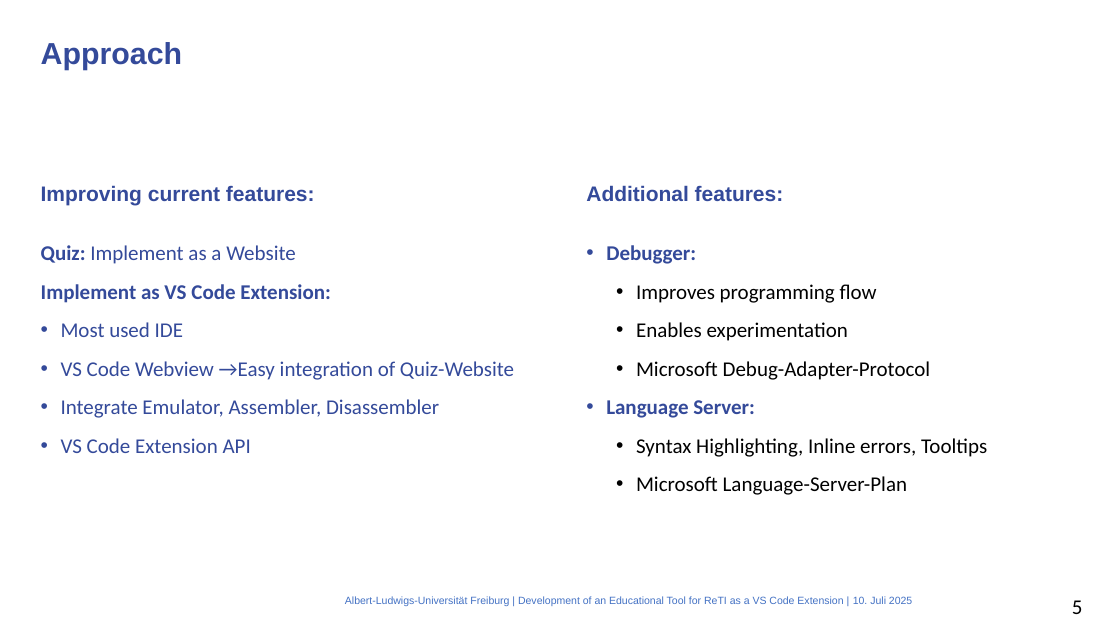
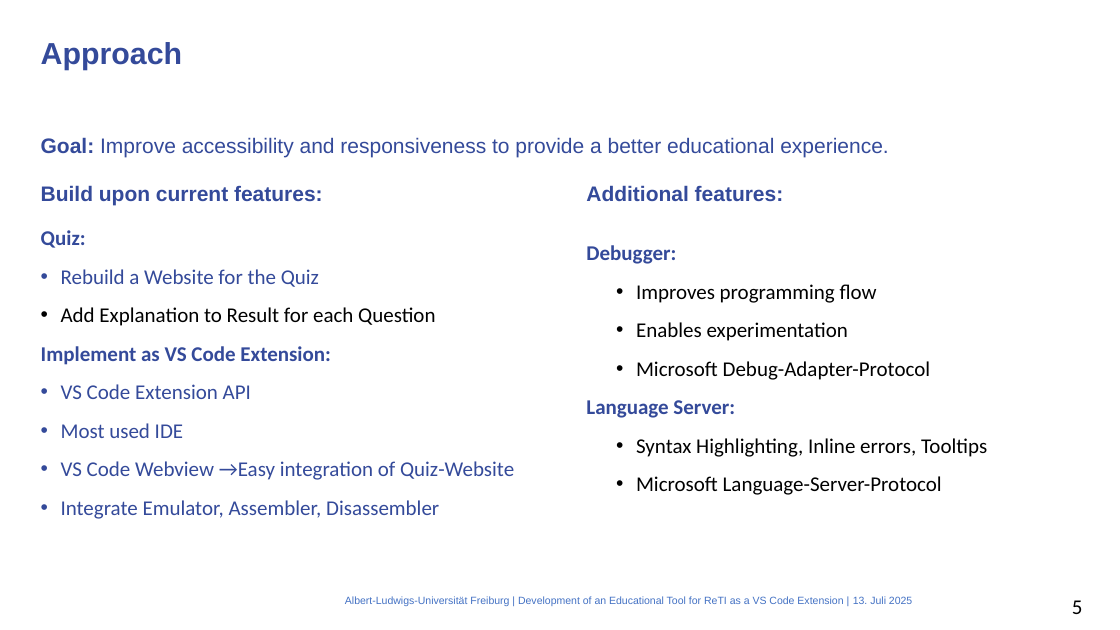
Before and after one commit to mlt279/vscode-reti, a slide deck: slide 5 of presentation/presentation.pptx. Drawn at 1120x630 pixels with LibreOffice and Linux fonts; fonts in the diff are those of the drawing; background and template pictures are left out. Boxes give left, top, right and bottom in pixels: in the first picture for what was removed or moved away, otherwise in the second. Text is boxed around its words. In the diff, an @@ line names an element or a change of style, - is before the commit and + after.

```diff
--- a/presentation/presentation.pptx
+++ b/presentation/presentation.pptx
@@ text added at [41, 137, 888, 158], 18 pt, text #344A9A, bold @@
+Goal: Improve accessibility and responsiveness to provide a better educational experience.
@@ text at [41, 185, 323, 205]: text changed @@
-Improving current features:
+Build upon current features:
@@ text at [41, 230, 435, 326]: text changed; text colour #344A9A to #000000 @@
-Quiz: Implement as a Website
+Quiz:
+Rebuild a Website for the Quiz
+Add Explanation to Result for each Question
@@ text "Quiz:": place and size @@
-text "Quiz:" at [41, 245, 514, 453]
+text "Quiz:" at [41, 230, 514, 519]
@@ text at [61, 384, 251, 399]: paragraph added @@
+VS Code Extension API
@@ text at [61, 438, 251, 453]: paragraph removed @@
-VS Code Extension API
@@ text at [636, 476, 942, 495]: text changed @@
-  • Microsoft Language-Server-Plan
+  • Microsoft Language-Server-Protocol
@@ text at [853, 596, 912, 604]: text changed @@
-10. Juli 2025
+13. Juli 2025
```
Also in this commit, not shown: 13 other slides changed, 1 slide added.
